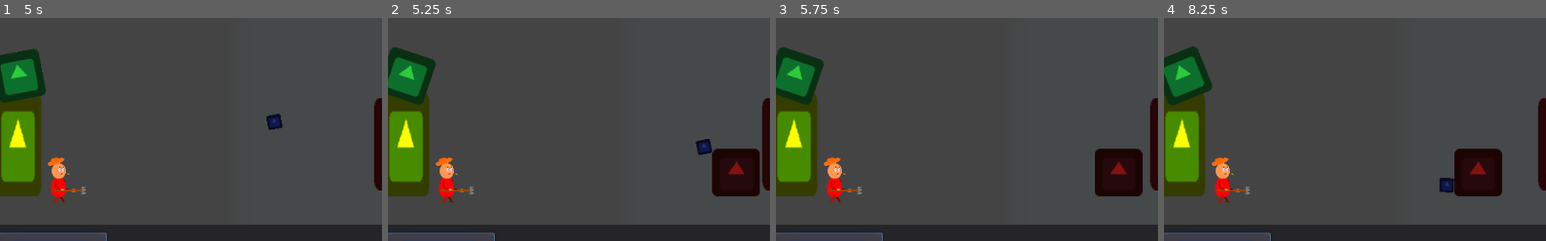
Above: before the commit, frames 1-4 (left to right).
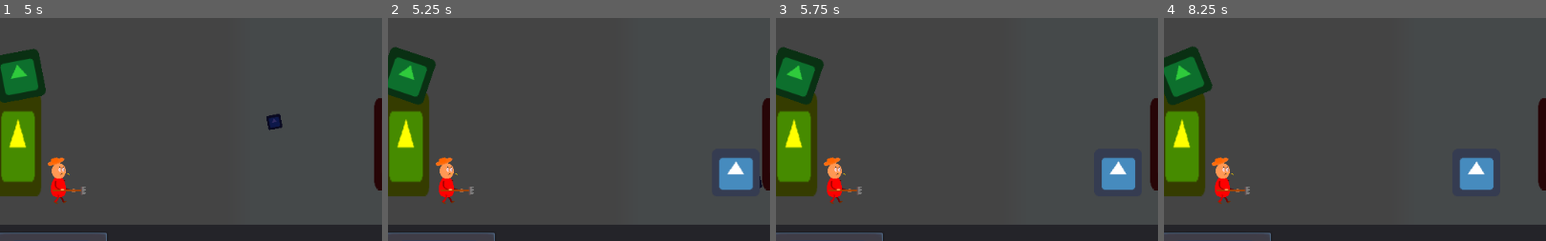
Above: after the commit, the same moments.

Repository: Jon1r/Tower
Game: Godot game, scene res://Map01.tscn
Two runs of this game, one before a commit and one after it. Both use one fixed random seed, a clock stepped at 60 frames per second and the inputs below. The project has no main scene, so this scene is started directly. The engine's default icon, where the game draws it, is replaced by a stand-in: a white triangle on a blue panel in a dark square.
Inputs (mouse positions are % of the whole screen's width and height, from its top left):
- Up to frame 1 (5 s): click (8, 90) at 0.5 s; click (8, 90) at 1.25 s; click (8, 90) at 2 s; tap Enter at 2.75, 4.25 s; move the mouse to (72, 45) at 2.77 s; press the mouse at (72, 45) at 2.78 s; tap Space at 3.5 s; move the mouse to (30, 55) at 3.52 s; release the mouse at (30, 55) at 3.53 s; click (30, 55) at 3.6 s; move the mouse to (60, 28) at 4.27 s; press the mouse at (60, 28) at 4.28 s
- Up to frame 2 (5.25 s): move the mouse to (45, 70) at 5.02 s; release the mouse at (45, 70) at 5.03 s; click (45, 70) at 5.1 s
- Up to frame 3 (5.75 s): no input
- Up to frame 4 (8.25 s): move the mouse to (80, 65) at 5.77 s; press the mouse at (80, 65) at 5.78 s; move the mouse to (20, 35) at 6.52 s; release the mouse at (20, 35) at 6.53 s; click (20, 35) at 6.6 s; tap Space at 7.25 s; move the mouse to (55, 50) at 7.27 s; press the mouse at (55, 50) at 7.28 s; move the mouse to (35, 25) at 8.02 s; release the mouse at (35, 25) at 8.03 s; click (35, 25) at 8.1 s
The pictures show only the part of the screen within x 2-52%, y 33-83%; the shares and areas given below are measured in that part.

Frame 1 is identical in both runs. In frame 2, 2.9% of the frame differs, in the area x 80-98%, y 54-80%; in frame 3, 2.6%; in frame 4, 2.9%.

Commit message:
Update BasicEnemy.tscn

Diff:
--- a/BasicEnemy.tscn
+++ b/BasicEnemy.tscn
@@ -5,7 +5,7 @@
 [ext_resource path="res://icon.png" type="Texture" id=3]
 
 [sub_resource type="RectangleShape2D" id=1]
-extents = Vector2( 31.596, 31.3181 )
+extents = Vector2( 29.4205, 30.8968 )
 
 [sub_resource type="CircleShape2D" id=2]
 radius = 37.8993
@@ -16,13 +16,10 @@
 script = ExtResource( 1 )
 speed = 1000
 
-[node name="Sprite" parent="." index="0"]
-modulate = Color( 0.533333, 0.0666667, 0.0666667, 1 )
-
-[node name="Sprite" type="Sprite" parent="Sprite" index="0"]
+[node name="Sprite" type="Sprite" parent="." index="0"]
 texture = ExtResource( 3 )
 
-[node name="CollisionShape2D" parent="." index="1"]
+[node name="myShape" parent="." index="1"]
 shape = SubResource( 1 )
 
 [node name="DetectRadius" parent="." index="3"]
